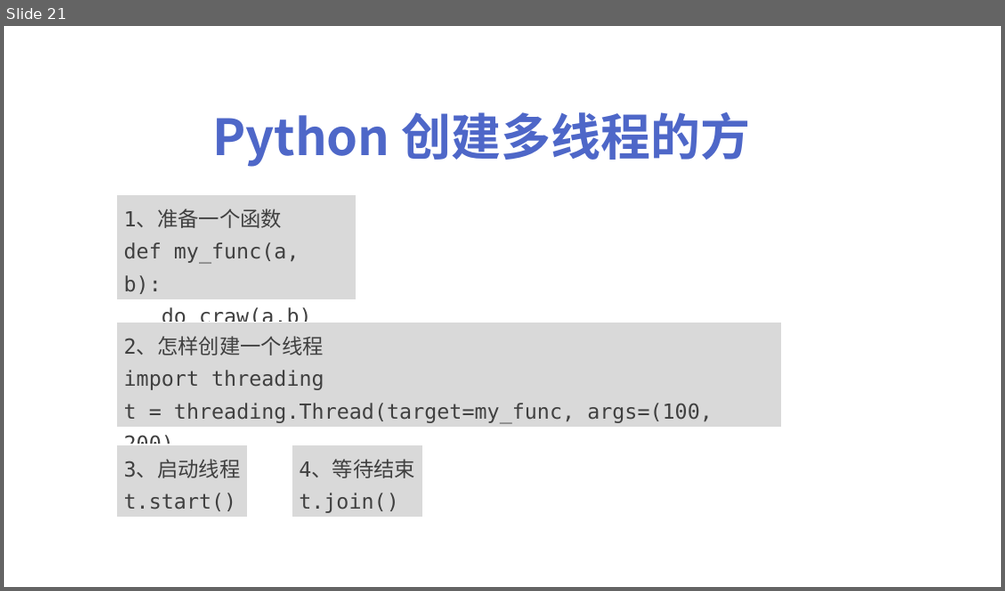
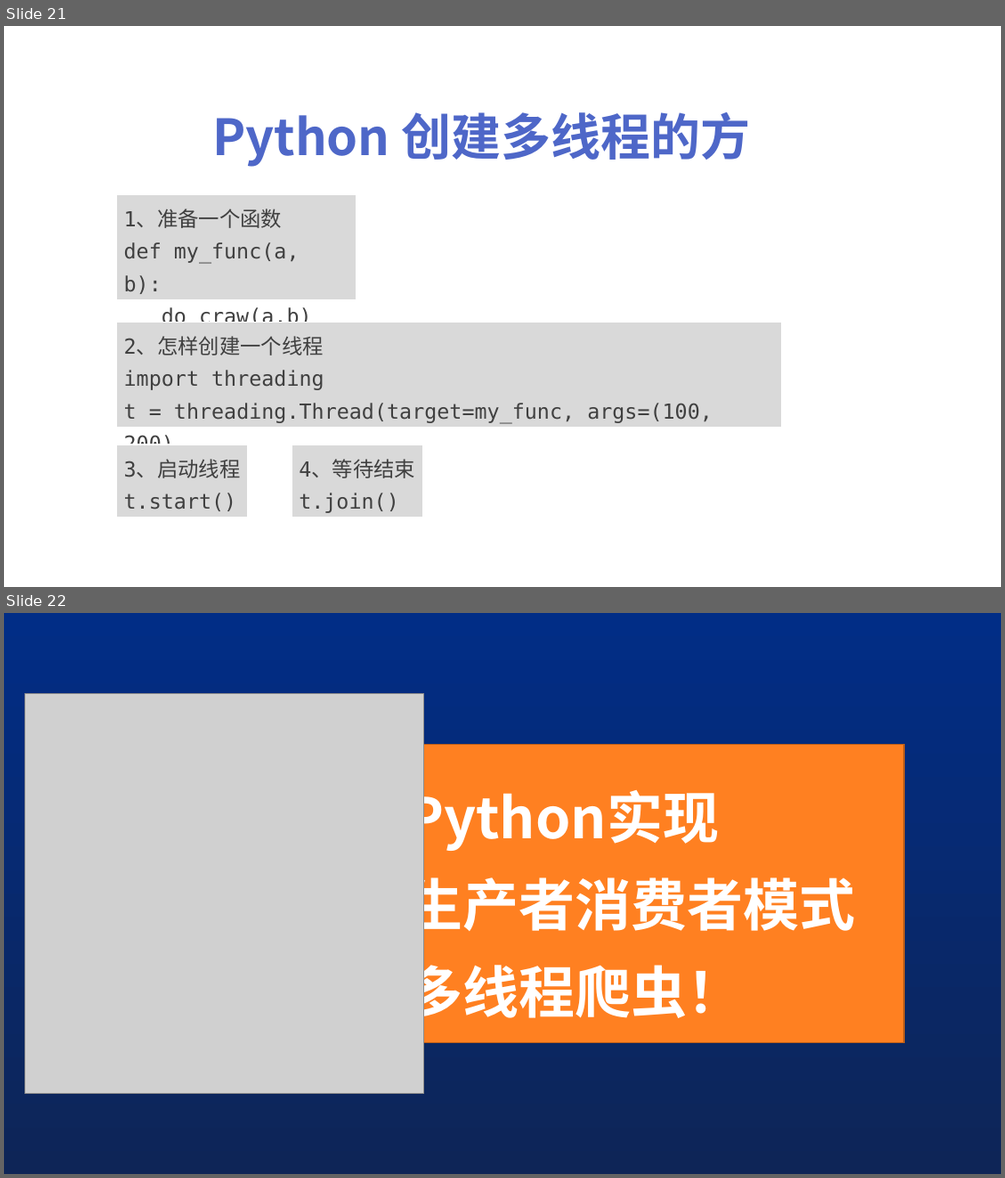
Before and after one commit to peiss/ant-learn-python-concurrent, a slide deck: Python并发编程简介.pptx. Shown one above the other, each under a label of ours: slide 21 before the commit, slides 21 and 22 after it. The pictures are 1005x591 and 1005x1178 pixels, drawn with LibreOffice and Linux fonts; fonts in the diff are those of the drawing; grey boxes stand for pictures. Boxes give left, top, right and bottom in pixels: in the first picture for what was removed or moved away, otherwise in the second. Text is boxed around its words. In the diff, an @@ line names an element or a change of style, - is before the commit and + after.

```diff
--- a/Python并发编程简介.pptx
+++ b/Python并发编程简介.pptx
@@ slide 22 added at <box>4,613,1001,1174</box>, background gradient #012D86 to #0E2557 @@
@@ picture added at <box>25,694,424,1093</box> @@
@@ title added at <box>399,745,904,1042</box>, fill #FF8021, outline #BD5F18 1 pt, 54 pt, text #FFFFFF, bold @@
+Python实现
+生产者消费者模式
+多线程爬虫！
```
Also in this commit, not shown: 4 other slides added, 4 other files.
